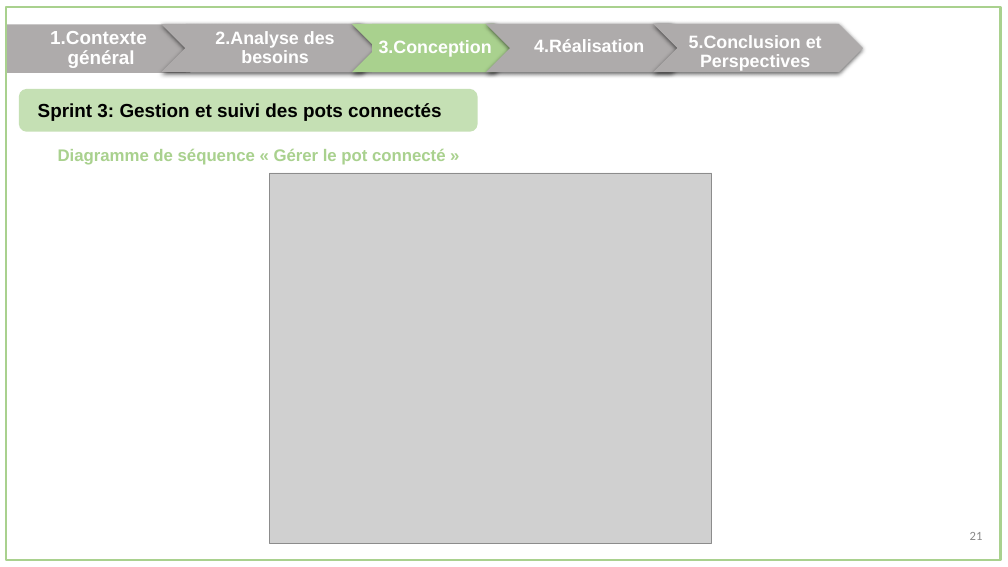
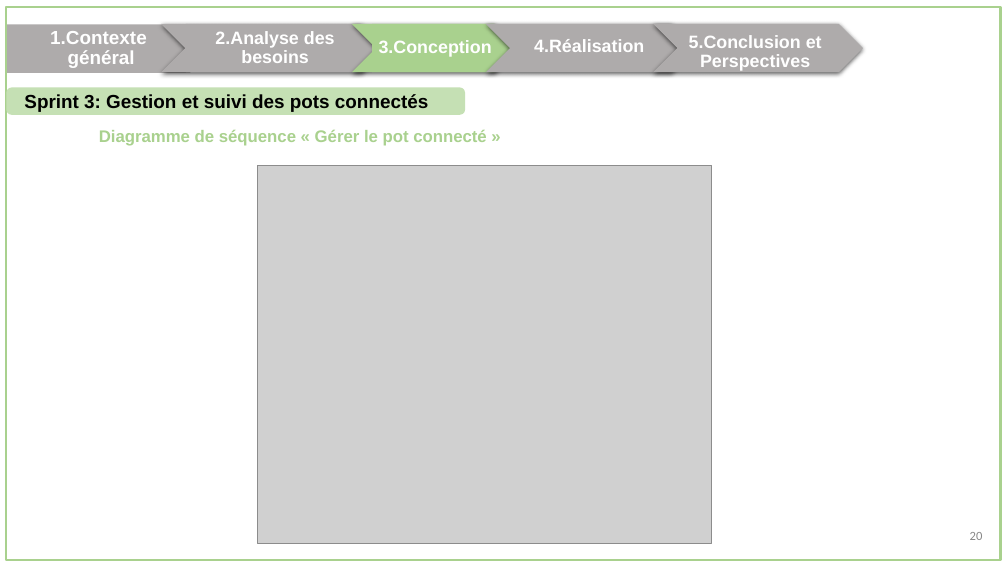
Before and after one commit to oussema1-hub/Rapport-Conception, a slide deck: slide 22 of presentation.pptx (slide 23 before the commit). Drawn at 1008x567 pixels with LibreOffice and Linux fonts; fonts in the diff are those of the drawing; grey boxes stand for pictures. Boxes give left, top, right and bottom in pixels: in the first picture for what was removed or moved away, otherwise in the second. Text is boxed around its words. In the diff, an @@ line names an element or a change of style, - is before the commit and + after.

```diff
--- a/presentation.pptx
+++ b/presentation.pptx
@@ rounded rectangle "Sprint 3: Gestion et suivi ...": place and size @@
-rounded rectangle "Sprint 3: Gestion et suivi ..." at <box>20,90,476,131</box>
+rounded rectangle "Sprint 3: Gestion et suivi ..." at <box>8,88,464,113</box>
@@ text "Diagramme de séquence « Gérer ...": place and size @@
-text "Diagramme de séquence « Gérer ..." at <box>58,149,446,165</box>
+text "Diagramme de séquence « Gérer ..." at <box>99,130,487,146</box>
@@ picture: place and size @@
-picture at <box>270,173,712,544</box>
+picture at <box>257,165,712,543</box>
@@ text at <box>970,532,983,540</box>: text changed @@
-21
+20
```
Also in this commit, not shown: 29 other slides changed, 2 slides removed, 1 other file.
